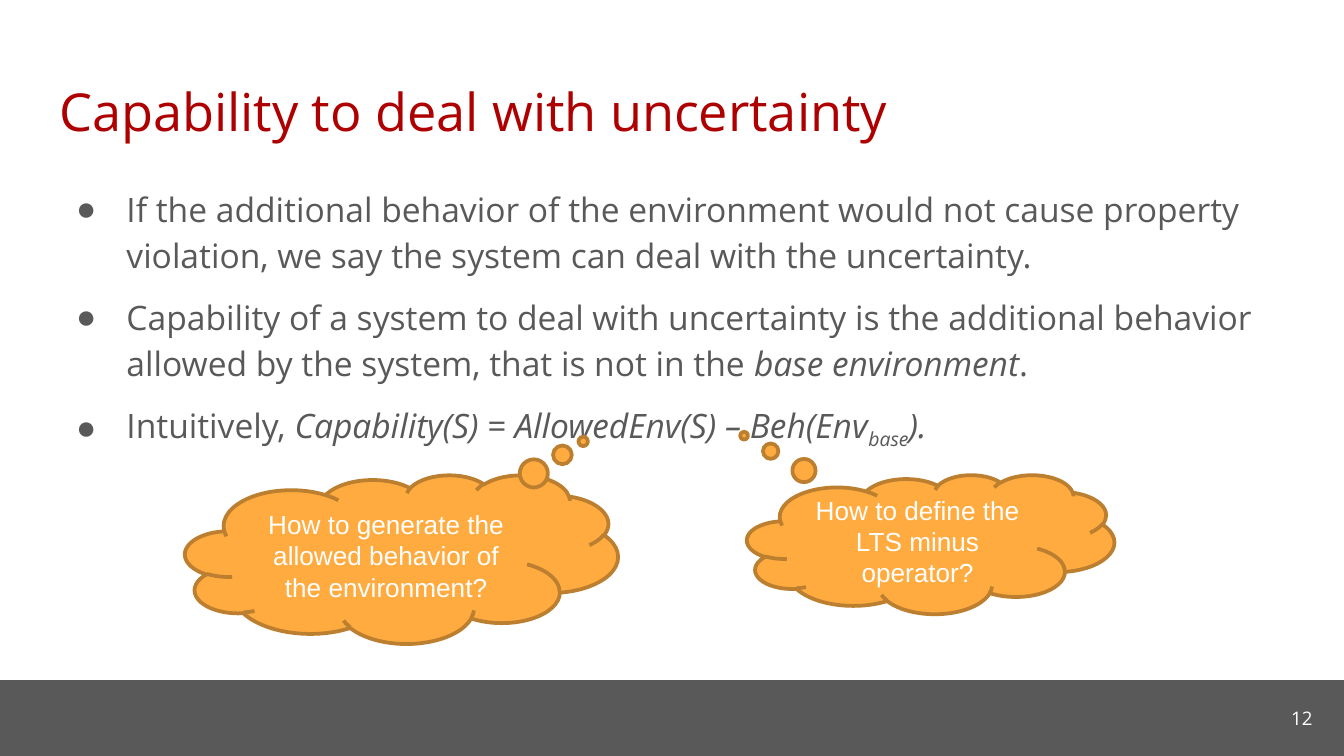
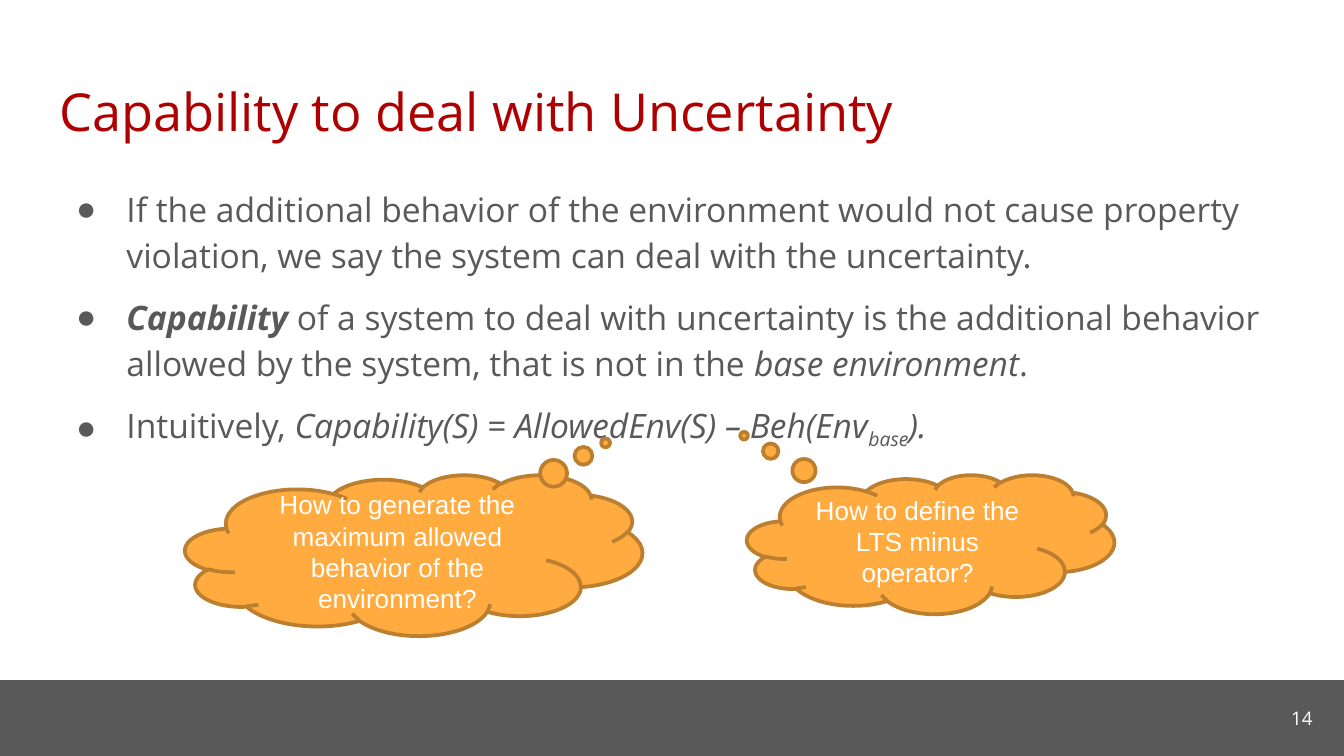
Before and after one commit to cmu-soda/Robustness, a slide deck: slide 14 of Robustness.pptx (slide 12 before the commit). Drawn at 1344x756 pixels with LibreOffice and Linux fonts; fonts in the diff are those of the drawing; background and template pictures are left out. Boxes give left, top, right and bottom in pixels: in the first picture for what was removed or moved away, otherwise in the second. Text is boxed around its words. In the diff, an @@ line names an element or a change of style, - is before the commit and + after.

```diff
--- a/Robustness.pptx
+++ b/Robustness.pptx
@@ title at <box>59,91,893,144</box>: text changed @@
-Capability to deal with uncertainty
+Capability to deal with Uncertainty
@@ text at <box>126,304,1259,384</box>: bold on, italic on in "Capability" @@
@@ thought cloud "How to generate the maximum ...": place and size @@
-thought cloud "How to generate the maximum ..." at <box>185,474,618,642</box>
+thought cloud "How to generate the maximum ..." at <box>185,474,642,636</box>
@@ text in thought cloud at <box>279,493,515,614</box>: text changed @@
-How to generate the allowed behavior of the environment?
+How to generate the maximum allowed behavior of the environment?
@@ page number at <box>1291,711,1312,725</box>: text changed @@
-12
+14
```
Also in this commit, not shown: 4 other slides changed, 7 slides added, 6 slides removed.
